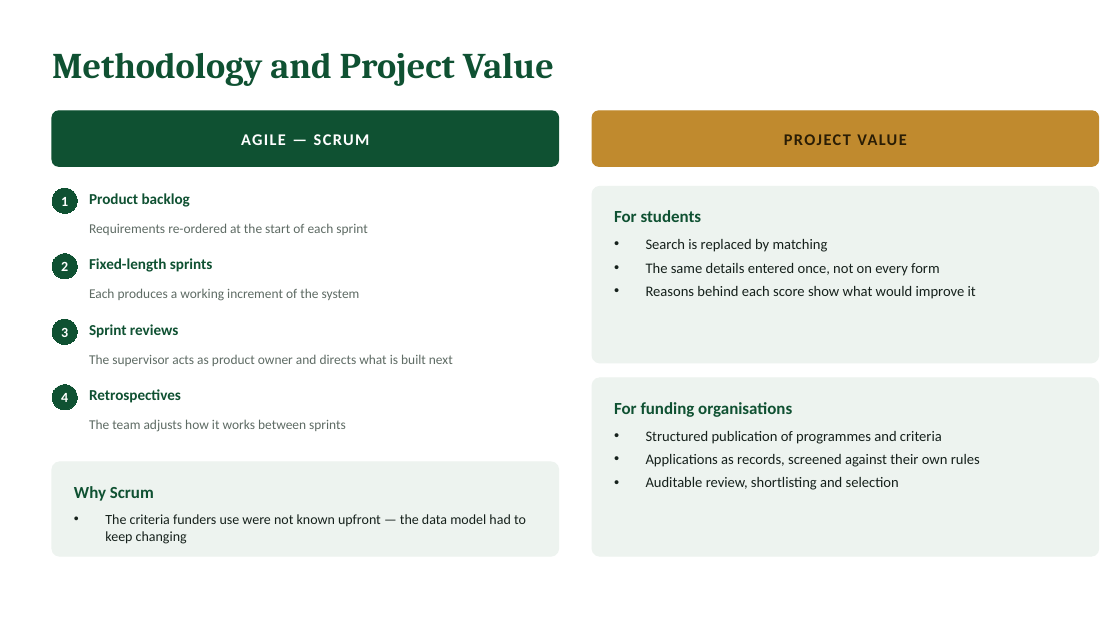
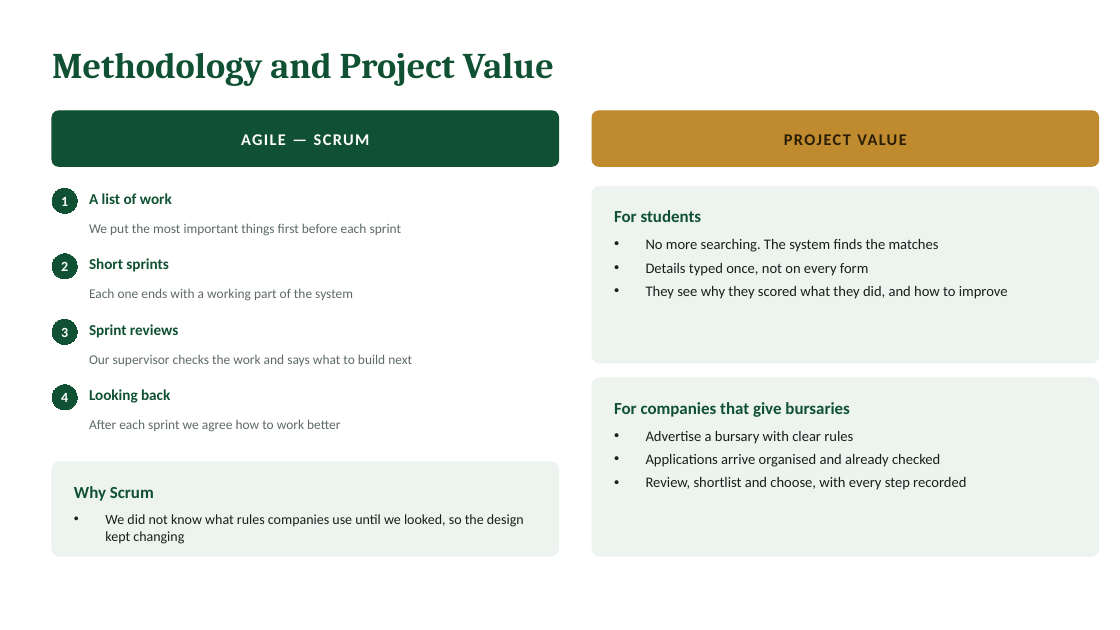
Before and after one commit to SCRIPTMASTER67/cursorBursaryBridge, a slide deck: slide 9 of docs/presentation/Bursary-Bridge_Presentation.pptx. Drawn at 1120x630 pixels with LibreOffice and Linux fonts; fonts in the diff are those of the drawing. Boxes give left, top, right and bottom in pixels: in the first picture for what was removed or moved away, otherwise in the second. Text is boxed around its words. In the diff, an @@ line names an element or a change of style, - is before the commit and + after.

```diff
--- a/docs/presentation/Bursary-Bridge_Presentation.pptx
+++ b/docs/presentation/Bursary-Bridge_Presentation.pptx
@@ text at (89, 193, 172, 204): text changed @@
-Product backlog
+A list of work
@@ text at (89, 223, 401, 236): text changed @@
-Requirements re-ordered at the start of each sprint
+We put the most important things first before each sprint
@@ text at (646, 239, 1008, 299): text changed @@
-• Search is replaced by matching
-• The same details entered once, not on every form
-• Reasons behind each score show what would improve it
+• No more searching. The system finds the matches
+• Details typed once, not on every form
+• They see why they scored what they did, and how to improve
@@ text at (89, 258, 168, 272): text changed @@
-Fixed-length sprints
+Short sprints
@@ text at (89, 288, 353, 301): text changed @@
-Each produces a working increment of the system
+Each one ends with a working part of the system
@@ text at (89, 354, 412, 366): text changed @@
-The supervisor acts as product owner and directs what is built next
+Our supervisor checks the work and says what to build next
@@ text at (89, 389, 170, 403): text changed @@
-Retrospectives
+Looking back
@@ text at (89, 419, 340, 432): text changed @@
-The team adjusts how it works between sprints
+After each sprint we agree how to work better
@@ text at (614, 402, 850, 417): text changed @@
-For funding organisations
+For companies that give bursaries
@@ text at (646, 431, 966, 490): text changed @@
-• Structured publication of programmes and criteria
-• Applications as records, screened against their own rules
-• Auditable review, shortlisting and selection
+• Advertise a bursary with clear rules
+• Applications arrive organised and already checked
+• Review, shortlist and choose, with every step recorded
@@ text at (105, 514, 524, 544): text changed @@
-• The criteria funders use were not known upfront — the data model had to keep changing
+• We did not know what rules companies use until we looked, so the design kept changing
```
Also in this commit, not shown: 8 other slides changed, 2 other files.
